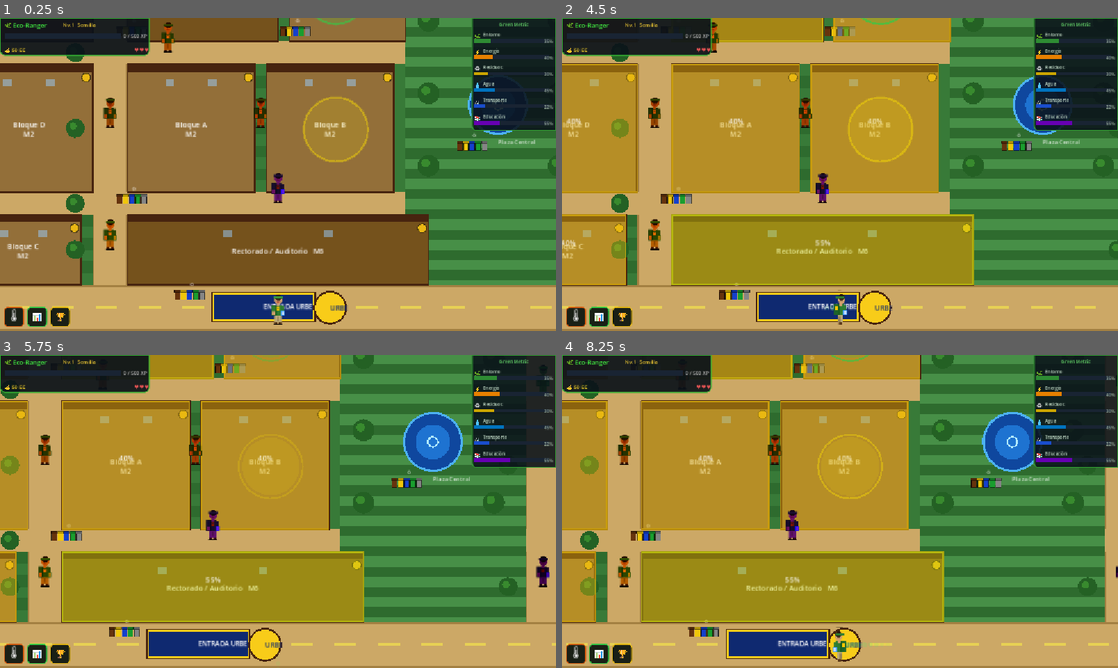
Above: before the commit, frames 1-4 (two rows, left to right).
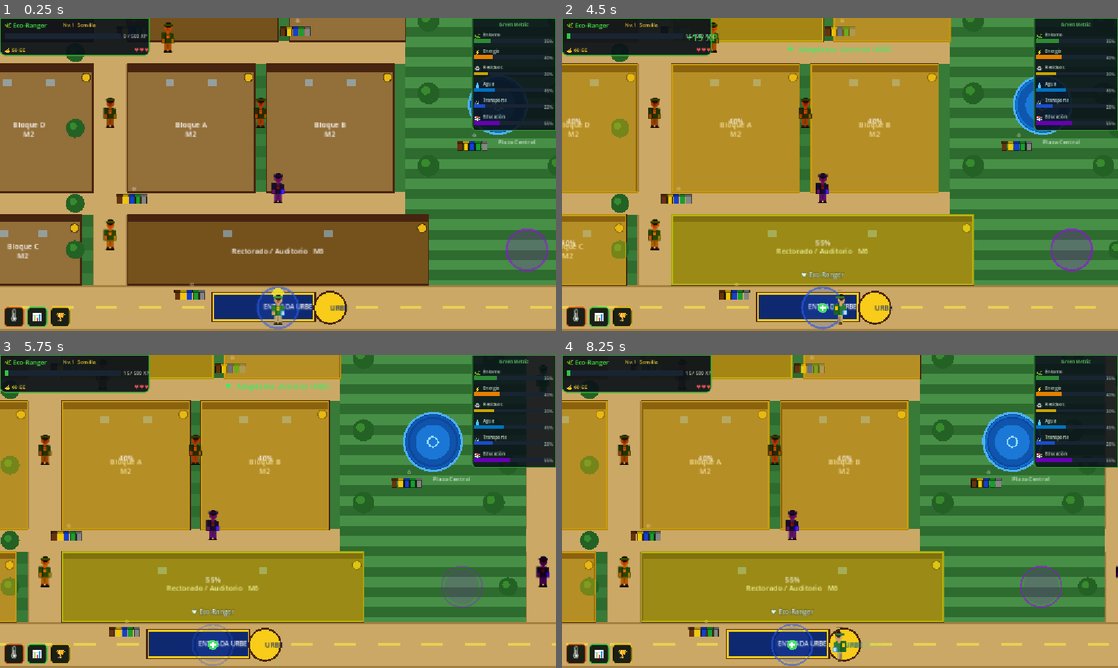
Above: after the commit, the same moments.

Repository: thewasiii123/green-metric-urbe
Game: Godot game, scene res://scenes/mapa/scene_mapa_mundo.tscn
Two runs of this game, one before a commit and one after it. Both use one fixed random seed, a clock stepped at 60 frames per second and the inputs below. This scene is started directly instead of the project's main scene.
Inputs (mouse positions are in pixels of both pictures, inside the frame that each line leads up to):
- Up to frame 1 (0.25 s): no input
- Up to frame 2 (4.5 s): click "🌡" at 0.5 s; click "📊" at 1.25 s; click "🏆" at 2 s; click "Siguiente →" at 2.75 s; click "Saltar tutorial" at 3.5 s; tap Enter at 4.25 s; move the mouse to (962, 158) at 4.27 s; hold D (mover_derecha) from 4.28 s (still down); hold E (interactuar) from 4.28 s (still down); click (962, 158) at 4.42 s
- Up to frame 3 (5.75 s): move the mouse to (166, 527) at 5.02 s; release D (mover_derecha) at 5.03 s; release E (interactuar) at 5.03 s; hold S (mover_abajo) from 5.03 s (still down); tap E (interactuar) at 5.1 s
- Up to frame 4 (8.25 s): tap Space at 5.75 s; move the mouse to (895, 442) at 5.77 s; release S (mover_abajo) at 5.78 s; hold D (mover_derecha) 5.78-6.53 s; hold E (interactuar) 5.78-6.53 s; move the mouse to (812, 574) at 6.52 s; hold W (mover_arriba) 6.53-7.28 s; tap E (interactuar) at 6.6, 8.1 s; click (812, 574) at 6.67 s; move the mouse to (1006, 558) at 7.27 s; hold E (interactuar) 7.28-8.03 s; hold A (mover_izquierda) from 7.28 s (still down); move the mouse to (673, 464) at 8.02 s

The runs differ from the first frame. In frame 1, 1.5% of the frame differs, in the area x 46-99%, y 0-100%; in frame 2, 2.4%, in the area x 0-99%, y 0-100%; in frame 3, 1.4%; in frame 4, 1.9%.

Commit message:
Fix stuck passage and relocate green zones to reachable areas
- colision_tilemap: add 16px wall tiles closing the gap between
  Biblioteca-BloqueE (fila1) and BloqueA-BloqueB (fila2); player
  (radius=8) was squeezing in but unable to exit
- SceneMapaMundo: all 5 zona verde positions were inside building
  collisions; relocated to open walkable areas:
    Plaza Central (976,456), Corredor Oeste (216,288),
    Jardín Central (440,288), Zona Cultural (1016,656),
    Avenida URBE (672,736)
  Each zone now carries its own radio so circles fit their corridor
- _spawn_zonas_verdes: apply per-zone radio before add_child()
- zona_verde: label offset uses parenthesized expression for clarity

Co-Authored-By: Claude Sonnet 4.6 <noreply@anthropic.com>

Diff:
--- a/scenes/mapa/SceneMapaMundo.gd
+++ b/scenes/mapa/SceneMapaMundo.gd
@@ -1184,11 +1184,16 @@
 # ZONAS VERDES ADOPTABLES
 # ════════════════════════════════════════════════════════════
 const DATOS_ZONAS_VERDES : Array = [
-	{"nombre": "Lago URBE",        "pos": Vector2(200,  80), "mod": 4},
-	{"nombre": "Jardín Bloque G",  "pos": Vector2( 96, 490), "mod": 1},
-	{"nombre": "Plaza Central",    "pos": Vector2(752, 300), "mod": 1},
-	{"nombre": "Área Cafetín",     "pos": Vector2(752, 490), "mod": 3},
-	{"nombre": "Zona Deportiva",   "pos": Vector2(1260, 490), "mod": 5},
+	# En Plaza Central (área verde x=848-1104, y=208-704) — la más grande
+	{"nombre": "Plaza Central",   "pos": Vector2(976, 456), "mod": 4, "radio": 36.0},
+	# Corredor izquierdo fila1 (gap 48px entre Estacionamiento y Cafetín)
+	{"nombre": "Corredor Oeste",  "pos": Vector2(216, 288), "mod": 1, "radio": 18.0},
+	# Corredor centro fila1 (gap 48px entre Cafetín y Biblioteca)
+	{"nombre": "Jardín Central",  "pos": Vector2(440, 288), "mod": 3, "radio": 18.0},
+	# Zona abierta al este del Rectorado (gap 272px entre Rectorado y Área Servicios)
+	{"nombre": "Zona Cultural",   "pos": Vector2(1016, 656), "mod": 6, "radio": 28.0},
+	# Avenida principal (debajo de todos los edificios, y=736)
+	{"nombre": "Avenida URBE",    "pos": Vector2(672, 736), "mod": 5, "radio": 28.0},
 ]
 
 func _spawn_zonas_verdes() -> void:
@@ -1197,6 +1202,7 @@
 		zona.nombre_zona = dato["nombre"]
 		zona.modulo_id   = dato["mod"]
 		zona.position    = dato["pos"]
+		zona.radio       = float(dato.get("radio", 32.0))
 		add_child(zona)
 		zona.zona_adoptada.connect(_on_zona_verde_adoptada)
 		_zonas_verdes.append(zona)
--- a/scenes/mapa/colision_tilemap.gd
+++ b/scenes/mapa/colision_tilemap.gd
@@ -20,10 +20,14 @@
 	[768,  288,   160,  160],   # Bloque E
 	[1280, 392,   256,  368],   # Bloque F  (filas 1 y 2)
 
+	# Muro entre Biblioteca y Bloque E (grieta 16px fila1)
+	[680,  288,    16,  160],
+
 	# Fila 2  y=400..576
 	[ 96,  488,   192,  176],   # Bloque G
 	[328,  488,   176,  176],   # Bloque D
 	[552,  488,   176,  176],   # Bloque A
+	[648,  488,    16,  176],   # Muro entre Bloque A y Bloque B
 	[744,  488,   176,  176],   # Bloque B
 
 	# Fila 3  y=608..704
--- a/scenes/mapa/zona_verde.gd
+++ b/scenes/mapa/zona_verde.gd
@@ -32,7 +32,7 @@
 	_label.add_theme_color_override("font_color", Color(0.90, 1.0, 0.90))
 	_label.add_theme_color_override("font_outline_color", Color(0, 0, 0, 0.8))
 	_label.add_theme_constant_override("outline_size", 2)
-	_label.position = Vector2(-55.0, -radio - 24.0)
+	_label.position = Vector2(-55.0, -(radio + 24.0))
 	_label.size     = Vector2(110.0, 20.0)
 	_label.visible  = false
 	add_child(_label)
